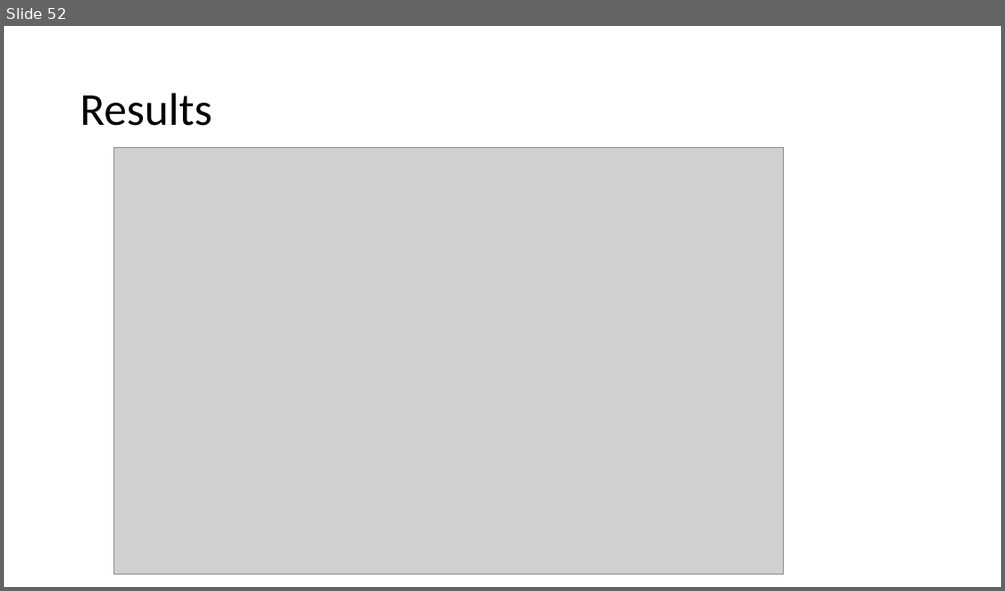
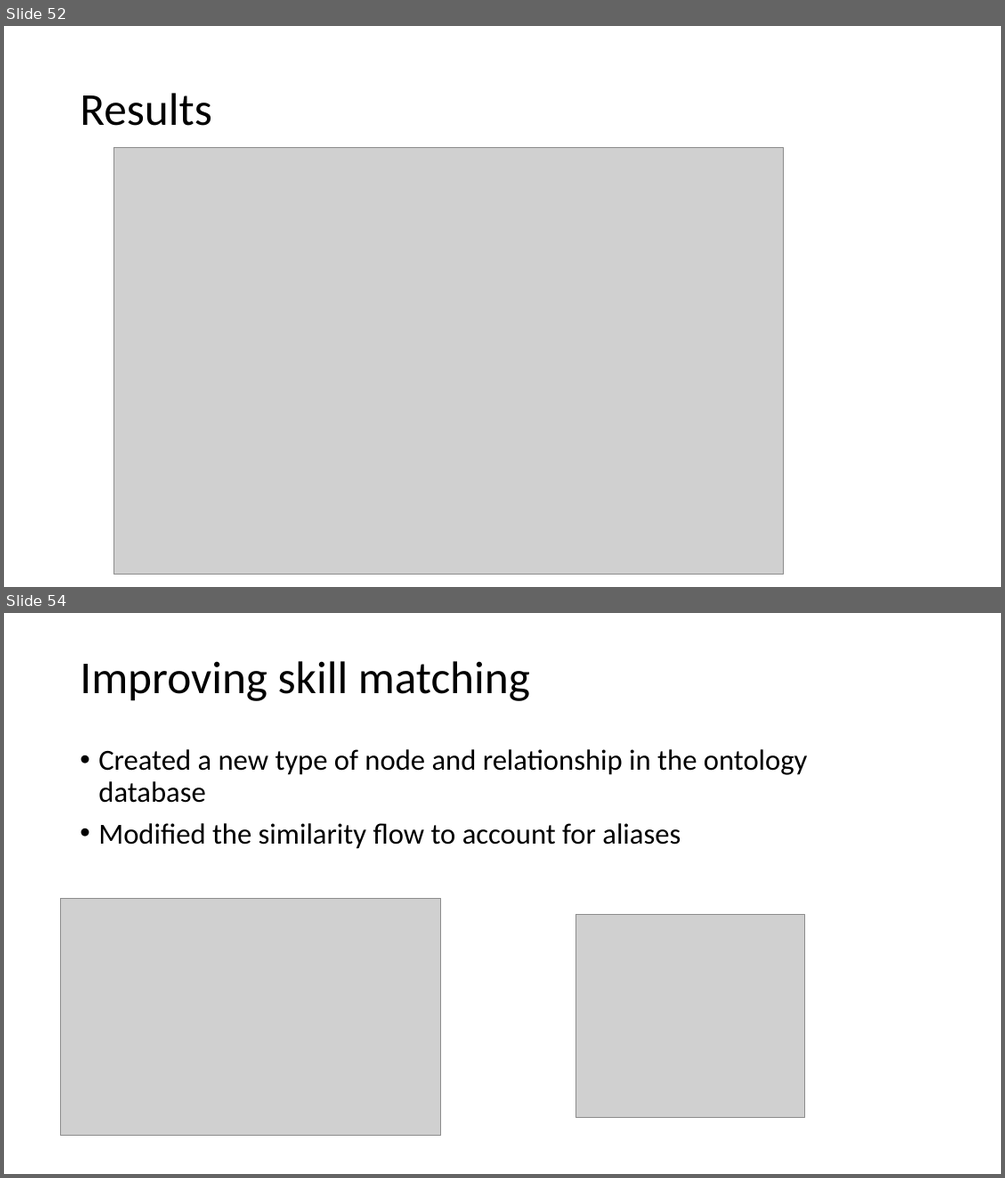
Before and after one commit to yeshbash/CS297, a slide deck: CS297-2.pptx. Shown one above the other, each under a label of ours: slide 52 before the commit, slides 52 and 54 after it; the slides between them are not shown. The pictures are 1005x591 and 1005x1178 pixels, drawn with LibreOffice and Linux fonts; fonts in the diff are those of the drawing; grey boxes stand for pictures. Boxes give left, top, right and bottom in pixels: in the first picture for what was removed or moved away, otherwise in the second. Text is boxed around its words. In the diff, an @@ line names an element or a change of style, - is before the commit and + after.

Commit message:
Restructuring Similarity and Pairwise Plotting

```diff
--- a/CS297-2.pptx
+++ b/CS297-2.pptx
@@ slide 54 added at bbox=[4, 613, 1001, 1174], background #FFFFFF @@
@@ title added at bbox=[80, 661, 530, 701], 44 pt, text #000000 @@
+Improving skill matching
@@ text added at bbox=[98, 749, 808, 849], 28 pt, text #000000 @@
+• Created a new type of node and relationship in the ontology database
+• Modified the similarity flow to account for aliases
@@ picture added at bbox=[60, 898, 440, 1135] @@
@@ picture added at bbox=[576, 915, 804, 1117] @@
```
Also in this commit, not shown: 7 other slides added, 8 other files.
